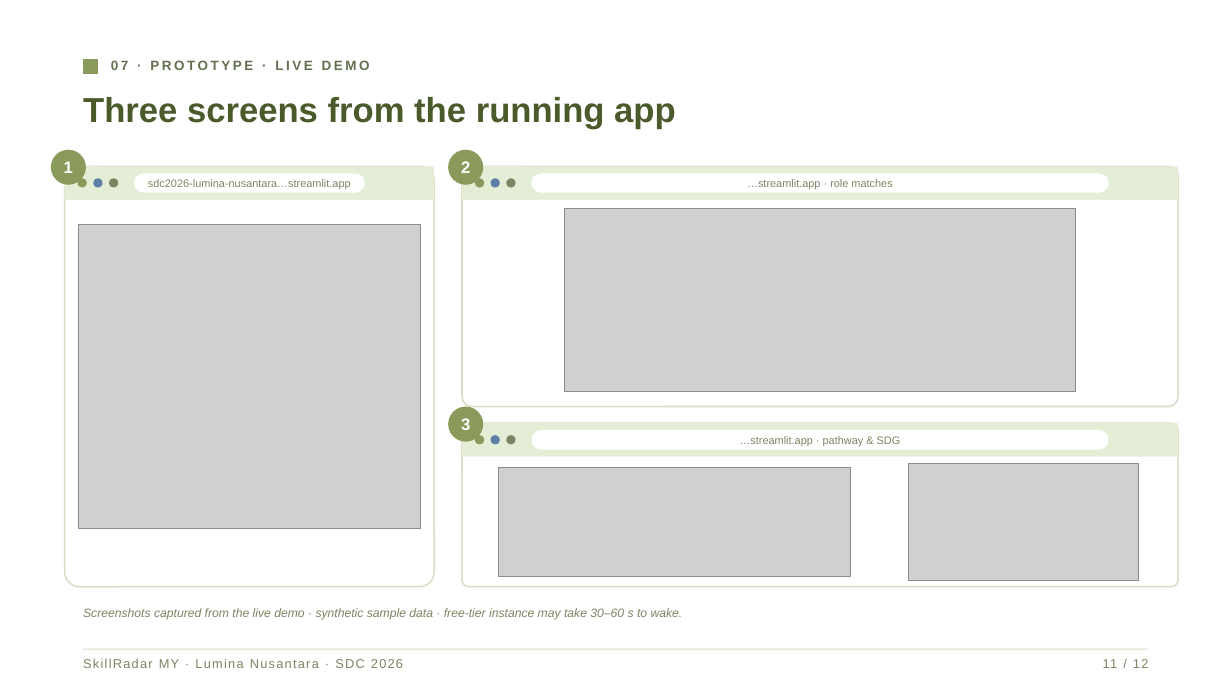
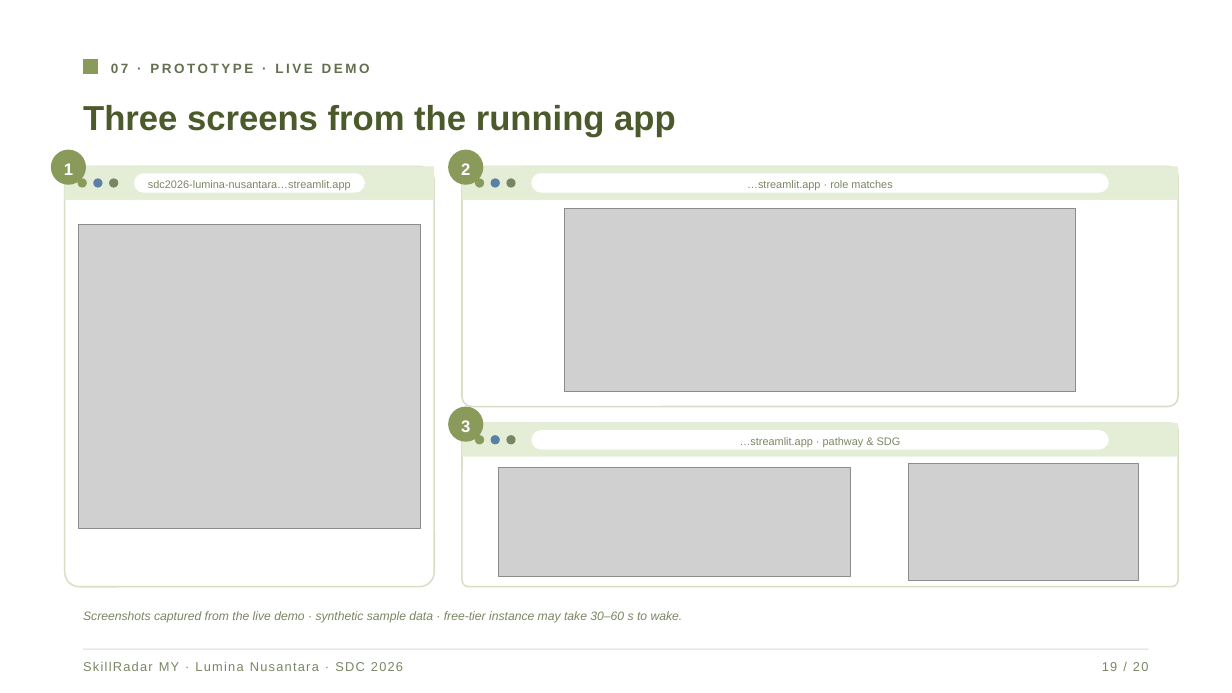
Before and after one commit to douyinlin/sdc2026-lumina-nusantara, a slide deck: slide 19 of submission/SDC2026_LuminaNusantara_SlideDeck.pptx (slide 11 before the commit). Drawn at 1232x693 pixels with LibreOffice and Linux fonts; fonts in the diff are those of the drawing; grey boxes stand for pictures. Boxes give left, top, right and bottom in pixels: in the first picture for what was removed or moved away, otherwise in the second. Text is boxed around its words. In the diff, an @@ line names an element or a change of style, - is before the commit and + after.

```diff
--- a/submission/SDC2026_LuminaNusantara_SlideDeck.pptx
+++ b/submission/SDC2026_LuminaNusantara_SlideDeck.pptx
@@ ellipse added at (x1=51, y1=150, x2=86, y2=185), fill #8A9A5B @@
@@ ellipse added at (x1=448, y1=150, x2=483, y2=185), fill #8A9A5B @@
@@ 3 texts moved together from (x1=51, y1=150, x2=483, y2=442) to (x1=64, y1=163, x2=470, y2=432) @@
@@ line spacing 1 to 1.2; fill #8A9A5B to none in 3 elements at (x1=64, y1=163, x2=73, y2=175), (x1=461, y1=163, x2=470, y2=175), (x1=461, y1=420, x2=470, y2=432) @@
@@ ellipse added at (x1=448, y1=407, x2=483, y2=442), fill #8A9A5B @@
@@ line spacing 1 to 1.2 in 4 elements at (x1=111, y1=63, x2=370, y2=73), (x1=83, y1=105, x2=676, y2=137), (x1=83, y1=611, x2=683, y2=623), (x1=83, y1=661, x2=403, y2=671) @@
@@ text at (x1=1102, y1=662, x2=1149, y2=671): text changed @@
-11 / 12
+19 / 20
```
Also in this commit, not shown: 11 other slides changed, 8 slides added, 3 other files.
